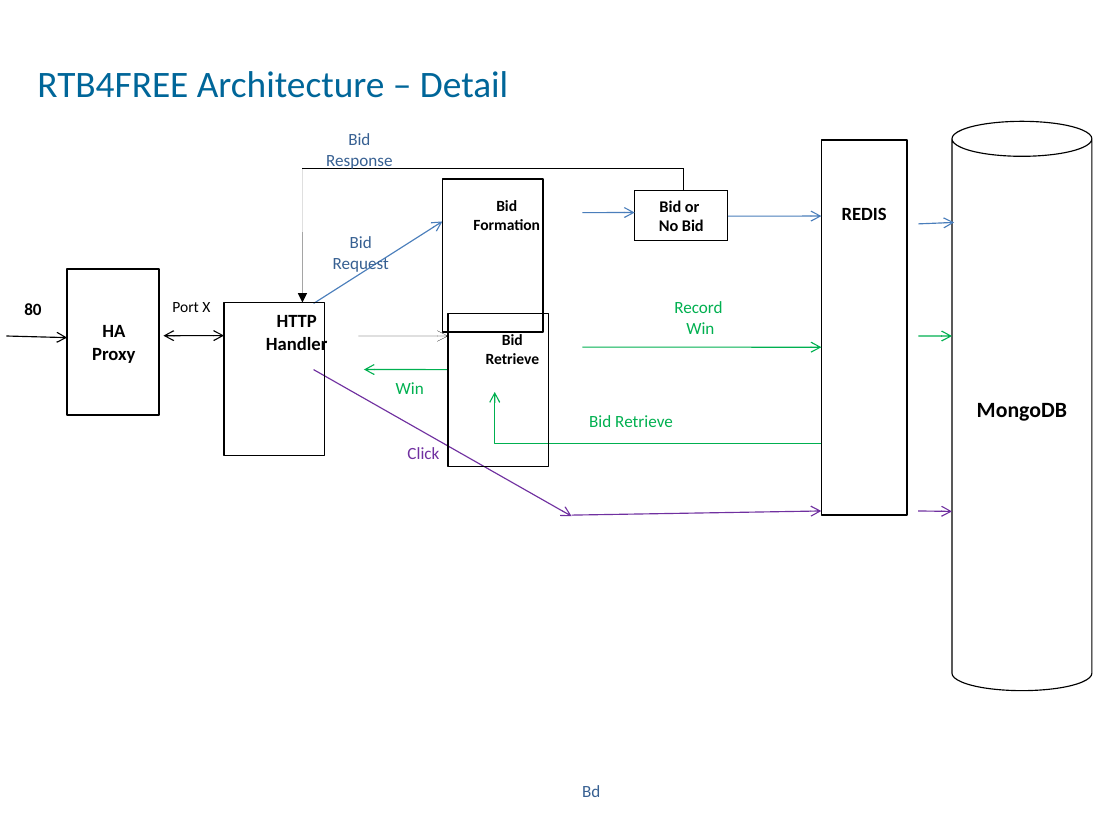
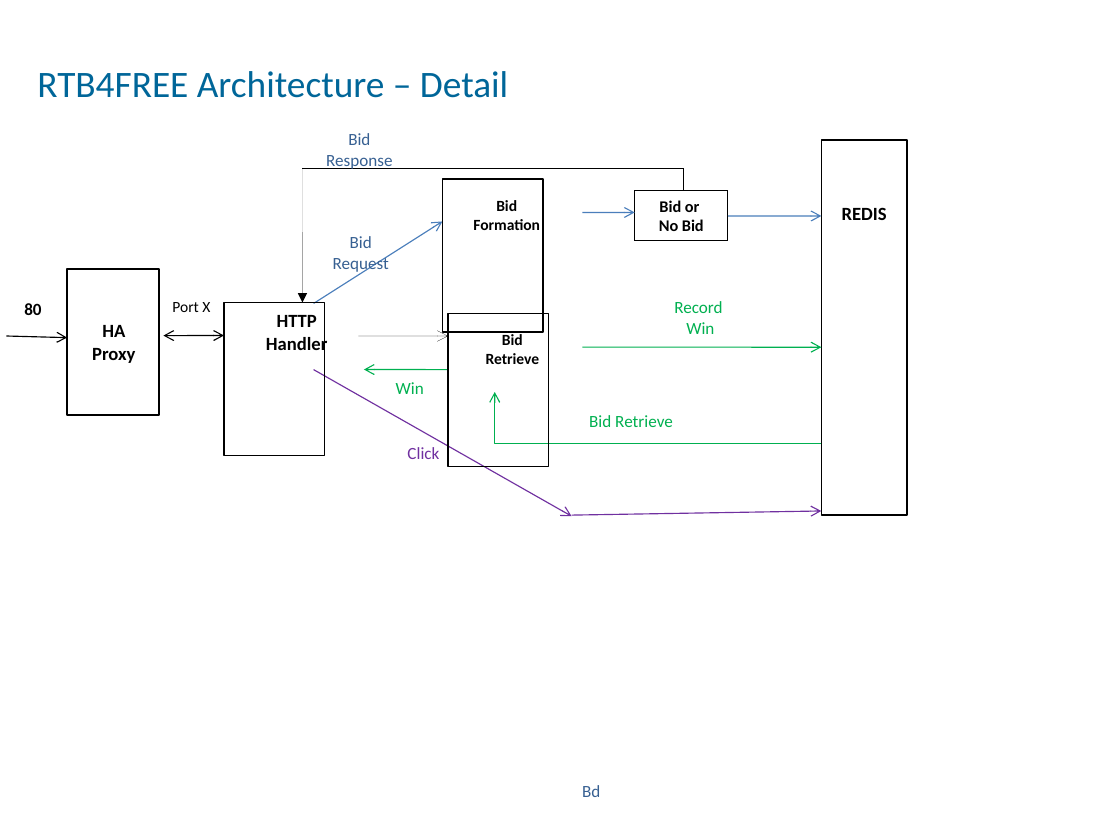
Before and after one commit to benmfaul/XRTB, a slide deck: slide 3 of www/arch/RTB_architecture_mod3.odp. Drawn at 1120x840 pixels with LibreOffice and Linux fonts; fonts in the diff are those of the drawing. Boxes give left, top, right and bottom in pixels: in the first picture for what was removed or moved away, otherwise in the second. Text is boxed around its words. In the diff, an @@ line names an element or a change of style, - is before the commit and + after.

```diff
--- a/www/arch/RTB_architecture_mod3.odp
+++ b/www/arch/RTB_architecture_mod3.odp
@@ cylinder removed at <box>952,121,1092,690</box> @@
-MongoDB
@@ arrow removed from (918, 224) to (954, 223) @@
@@ arrow removed from (918, 336) to (952, 336) @@
@@ arrow removed from (918, 511) to (952, 512) @@
```
Also in this commit, not shown: 2 other slides changed, 1 slide added, 23 other files.
